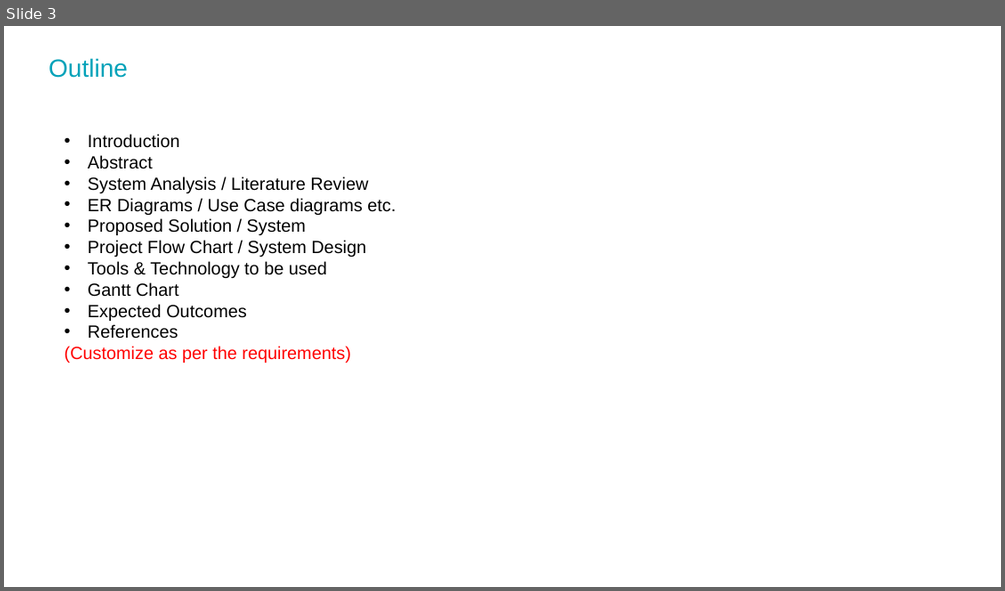
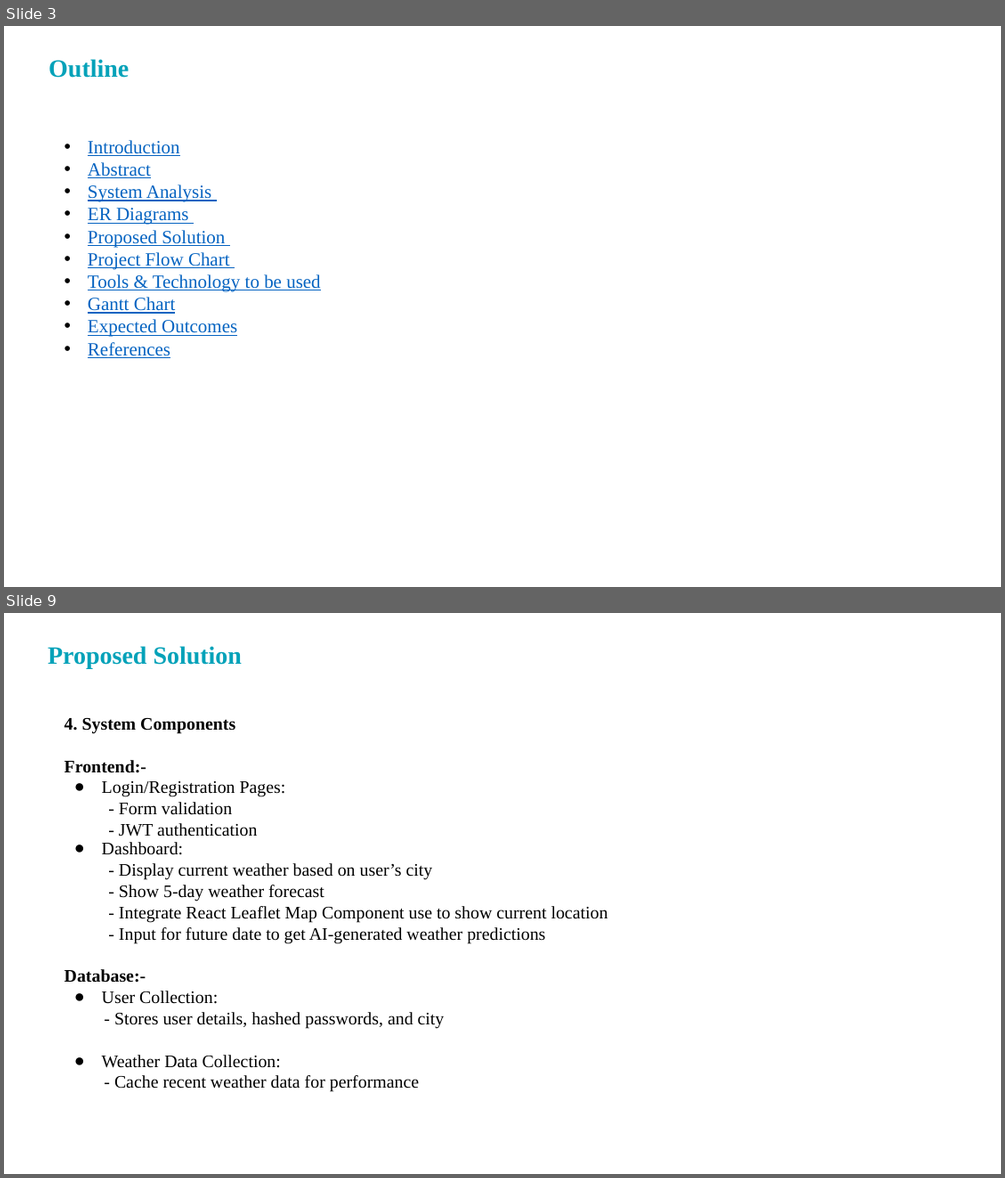
Before and after one commit to mkaria2013/Weather_Forecast_App, a slide deck: Project Documation/PPT Format.pptx. Shown one above the other, each under a label of ours: slide 3 before the commit, slides 3 and 9 after it; the slides between them are not shown. The pictures are 1005x591 and 1005x1178 pixels, drawn with LibreOffice and Linux fonts; fonts in the diff are those of the drawing; background and template pictures are left out. Boxes give left, top, right and bottom in pixels: in the first picture for what was removed or moved away, otherwise in the second. Text is boxed around its words. In the diff, an @@ line names an element or a change of style, - is before the commit and + after.

```diff
--- a/Project Documation/PPT Format.pptx
+++ b/Project Documation/PPT Format.pptx
@@ slide 9 added at bbox=[4, 613, 1001, 1174], background picture (left out) @@
@@ title added at bbox=[48, 646, 243, 669], 24 pt, text #04A2B9, bold @@
+Proposed Solution
@@ text added at bbox=[65, 718, 608, 1092], 17 pt, text #000000 @@
+4. System Components
+Frontend:-
+● Login/Registration Pages:
+- Form validation
+- JWT authentication
+● Dashboard:
+- Display current weather based on user’s city
+- Show 5-day weather forecast
+- Integrate React Leaflet Map Component use to show current location
+- Input for future date to get AI-generated weather predictions
+Database:-
+● User Collection:
+- Stores user details, hashed passwords, and city
+● Weather Data Collection:
+- Cache recent weather data for performance
@@ slide 3 changed as well @@
@@ title "Outline" at bbox=[48, 59, 129, 78]: font Arial to Times New Roman, bold on @@
@@ text at bbox=[88, 140, 320, 358]: size 17 to 18 pt, font Arial to Times New Roman, text colour #000000 to #0563C1, underline on in "Introduction", "Abstract", "Tools & Technology to be used", "Gantt Chart" and 2 more places; indent changed @@
@@ text at bbox=[88, 184, 230, 270]: text changed; size 17 to 18 pt; font Arial to Times New Roman; text colour #000000 to #0563C1 @@
-• System Analysis / Literature Review
-• ER Diagrams / Use Case diagrams etc.
-• Proposed Solution / System
-• Project Flow Chart / System Design
+• System Analysis
+• ER Diagrams
+• Proposed Solution
+• Project Flow Chart
@@ text at bbox=[65, 346, 350, 362]: paragraph removed @@
-(Customize as per the requirements)
```
Also in this commit, not shown: 16 other slides added, 3 slides removed.
